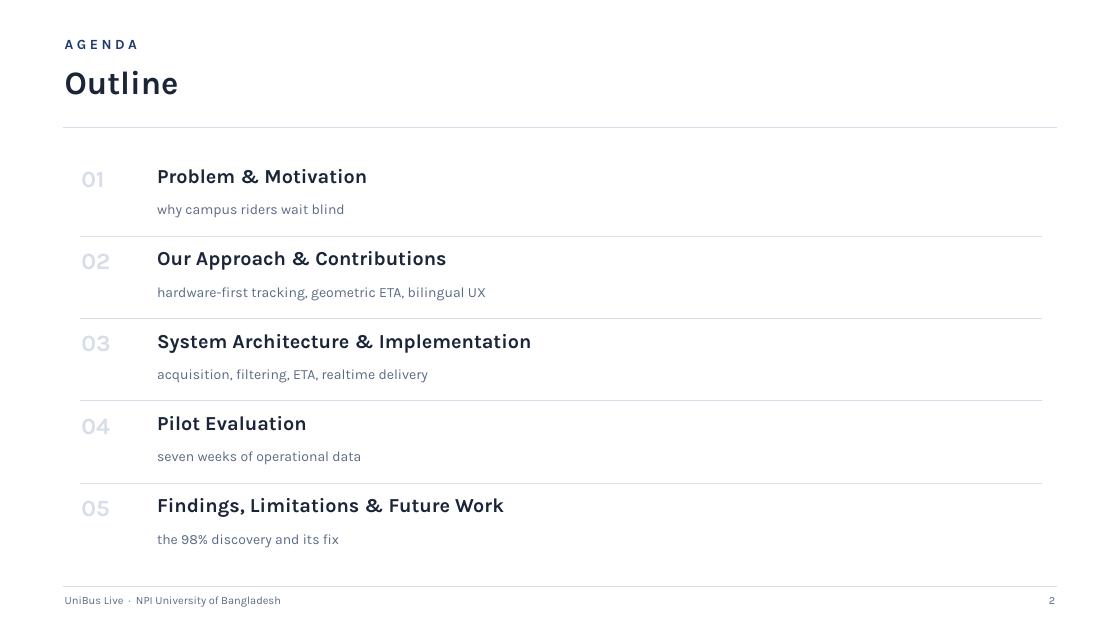
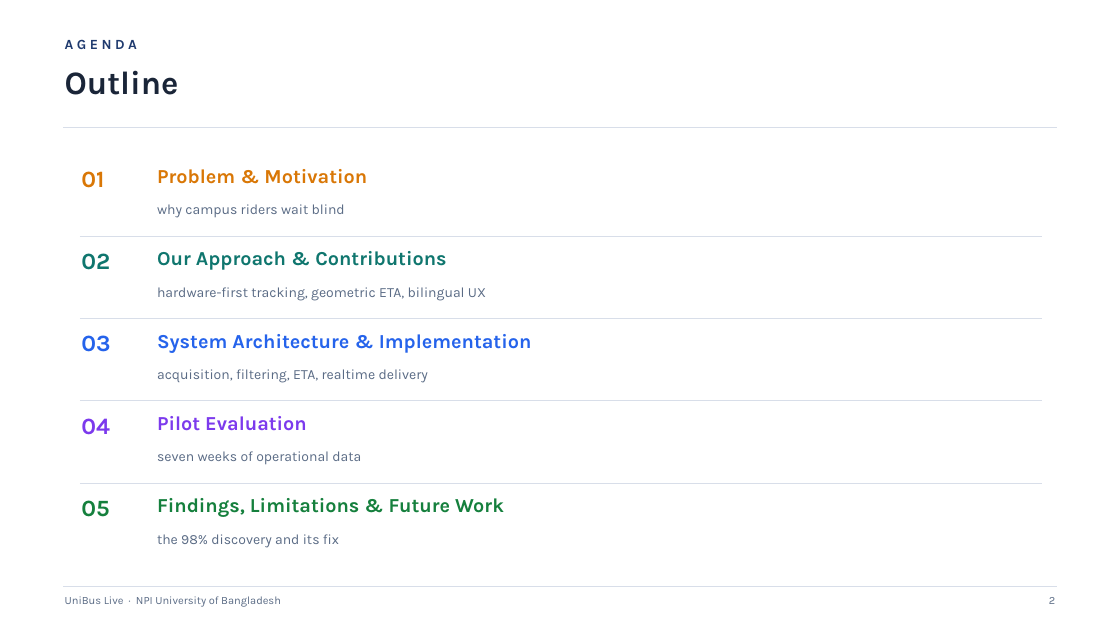
Before and after one commit to mdshishirhossain05/bus-tracking-backend, a slide deck: slide 2 of thesis/ppt/UniBus_Live_Academic_Presentation.pptx. Drawn at 1120x630 pixels with LibreOffice and Linux fonts; fonts in the diff are those of the drawing. Boxes give left, top, right and bottom in pixels: in the first picture for what was removed or moved away, otherwise in the second. Text is boxed around its words. In the diff, an @@ line names an element or a change of style, - is before the commit and + after.

```diff
--- a/thesis/ppt/UniBus_Live_Academic_Presentation.pptx
+++ b/thesis/ppt/UniBus_Live_Academic_Presentation.pptx
@@ text added at (81, 171, 104, 188), 20 pt, text #D97706, bold @@
+01
@@ text "Problem & Motivation" at (157, 169, 367, 184): text colour #1A2538 to #D97706 @@
@@ text added at (81, 253, 110, 270), 20 pt, text #0F766E, bold @@
+02
@@ text "Our Approach & Contributions" at (157, 251, 446, 270): text colour #1A2538 to #0F766E @@
@@ text "System Architecture & Implementation" at (157, 334, 532, 353): text colour #1A2538 to #2563EB @@
@@ text added at (81, 335, 110, 352), 20 pt, text #2563EB, bold @@
+03
@@ text added at (81, 418, 110, 435), 20 pt, text #7C3AED, bold @@
+04
@@ text "Pilot Evaluation" at (157, 416, 307, 431): text colour #1A2538 to #7C3AED @@
@@ text added at (81, 500, 109, 517), 20 pt, text #15803D, bold @@
+05
@@ text "Findings, Limitations & Future Work" at (157, 498, 504, 517): text colour #1A2538 to #15803D @@
```
Also in this commit, not shown: 18 other slides changed.
